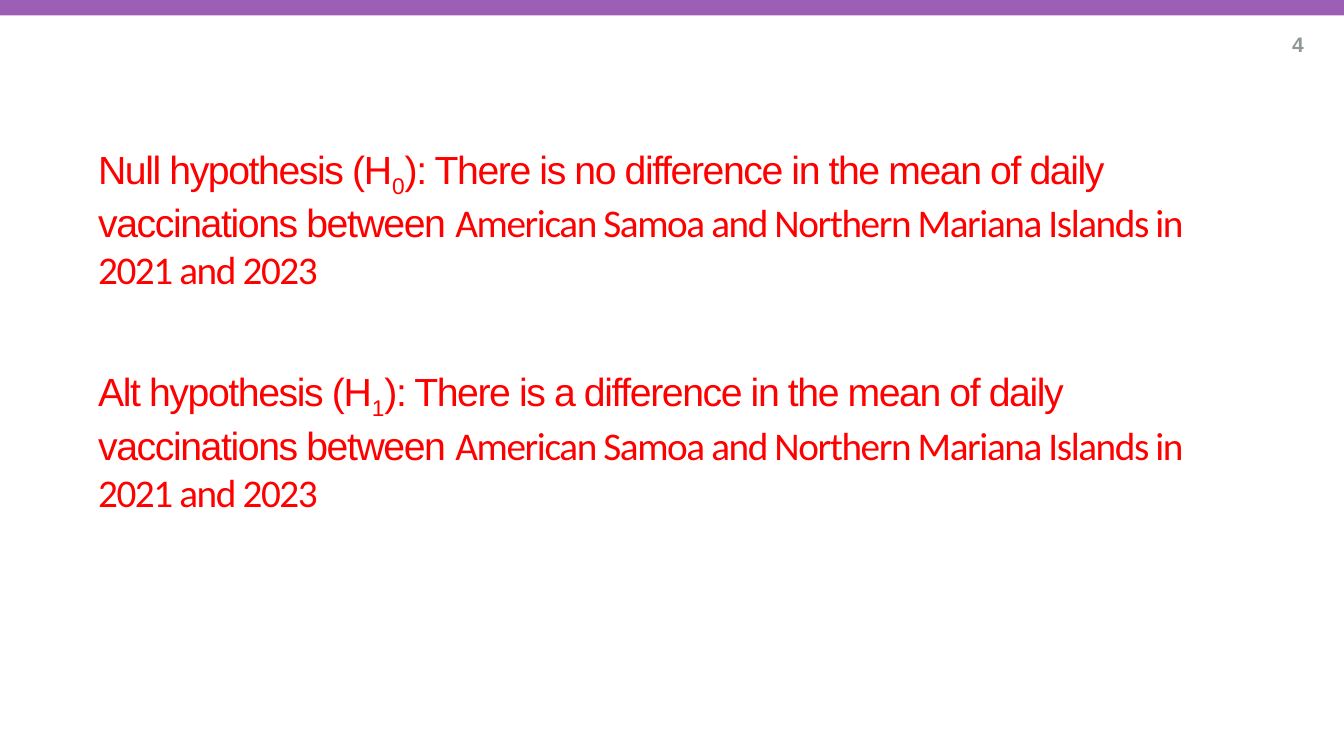
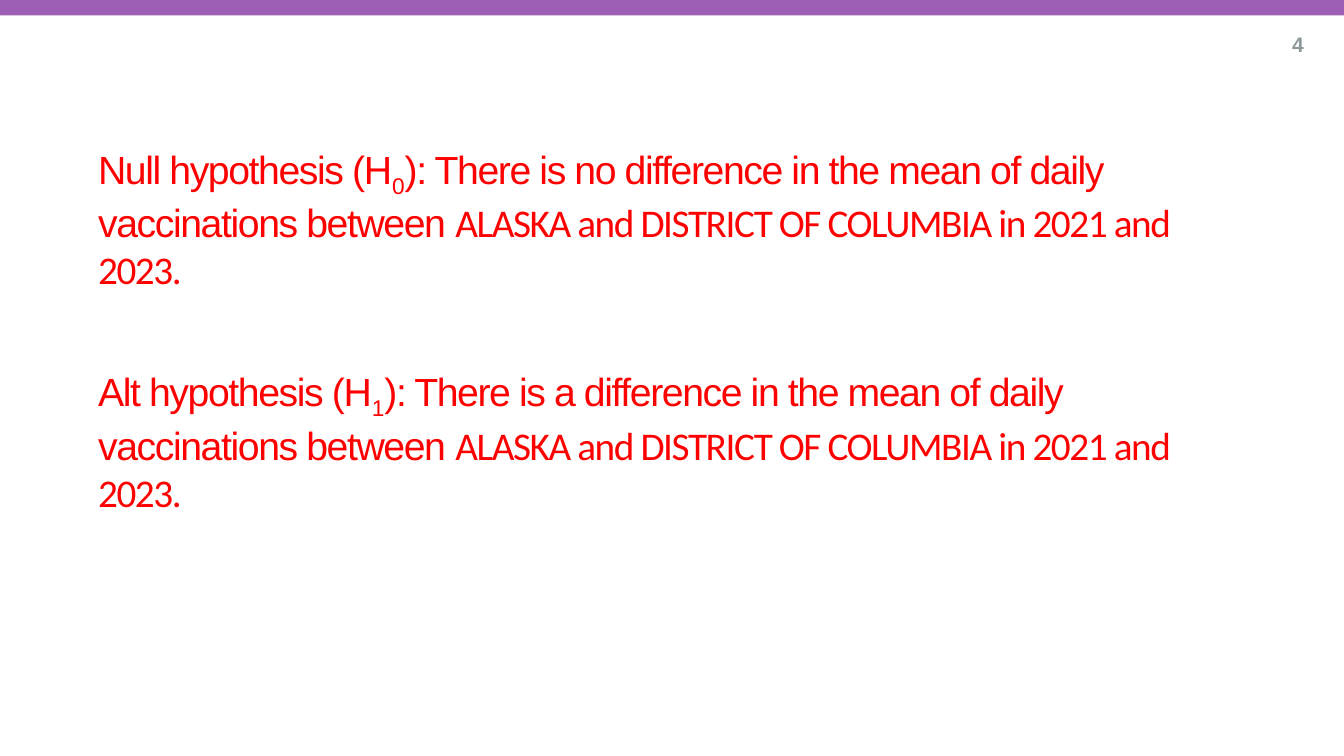
Before and after one commit to am23apn/usa_covid, a slide deck: slide 6 of reseach_question_presentation_template.pptx. Drawn at 1344x756 pixels with LibreOffice and Linux fonts; fonts in the diff are those of the drawing; background and template pictures are left out. Boxes give left, top, right and bottom in pixels: in the first picture for what was removed or moved away, otherwise in the second. Text is boxed around its words. In the diff, an @@ line names an element or a change of style, - is before the commit and + after.

```diff
--- a/reseach_question_presentation_template.pptx
+++ b/reseach_question_presentation_template.pptx
@@ subtitle at box(98, 155, 1171, 508): text changed @@
-Null hypothesis (H0): There is no difference in the mean of daily vaccinations between American Samoa and Northern Mariana Islands in 2021 and 2023
-Alt hypothesis (H1): There is a difference in the mean of daily vaccinations between American Samoa and Northern Mariana Islands in 2021 and 2023
+Null hypothesis (H0): There is no difference in the mean of daily vaccinations between ALASKA and DISTRICT OF COLUMBIA in 2021 and 2023.
+Alt hypothesis (H1): There is a difference in the mean of daily vaccinations between ALASKA and DISTRICT OF COLUMBIA in 2021 and 2023.
```
Also in this commit, not shown: 1 other slide changed, 1 other file.
